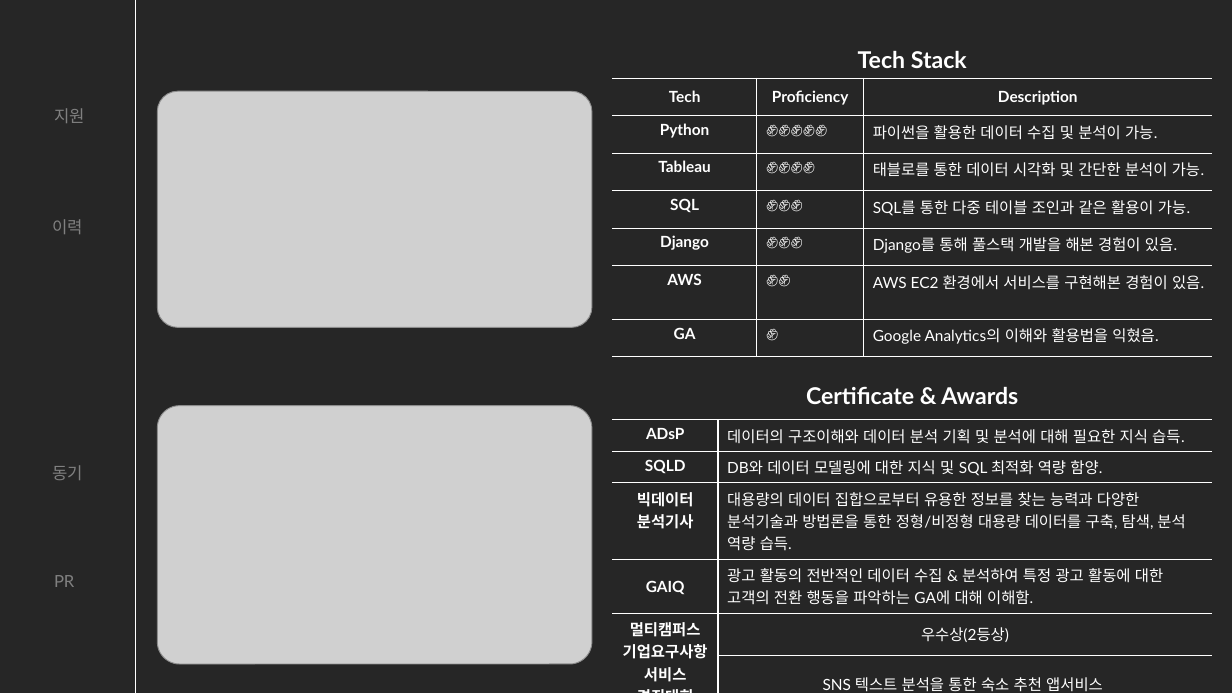
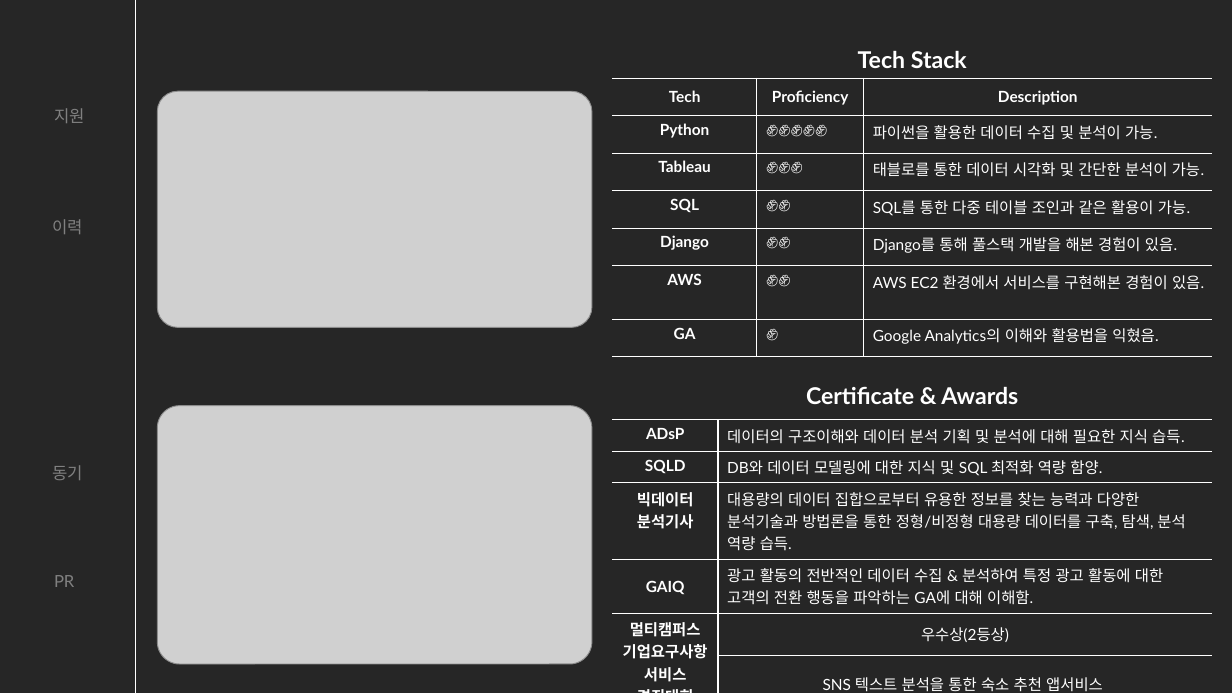
Before and after one commit to Minsung-commit/TIL, a slide deck: slide 3 of 자기소개서.pptx. Drawn at 1232x693 pixels with LibreOffice and Linux fonts; fonts in the diff are those of the drawing; grey boxes stand for pictures. Boxes give left, top, right and bottom in pixels: in the first picture for what was removed or moved away, otherwise in the second. Text is boxed around its words. In the diff, an @@ line names an element or a change of style, - is before the commit and + after.

Commit message:
2022-01-12

```diff
--- a/자기소개서.pptx
+++ b/자기소개서.pptx
@@ table at (613, 41, 1213, 348) @@
-row 4, column 2: ✊✊✊✊
+row 4, column 2: ✊✊✊
-row 5, column 2: ✊✊✊
+row 5, column 2: ✊✊
-row 6, column 2: ✊✊✊
+row 6, column 2: ✊✊
```
